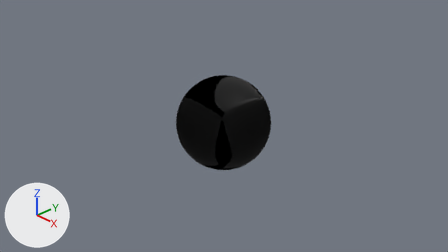
Renders of the Blender file blend/Matlay.blend from each side of a commit.
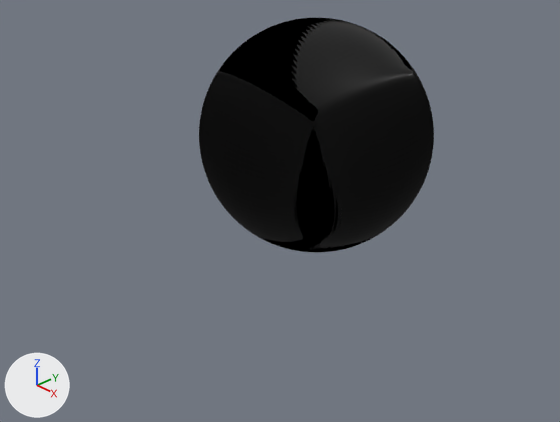
Each version appears first from the file's camera 'Camera', and next in a close-up on the part from 21% to 72% of the width and 27% to 95% of the height. Arrows for +X, +Y and +Z are at lower left; the lights stay in place.
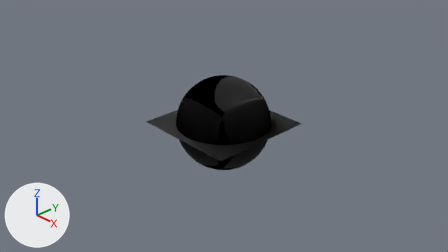
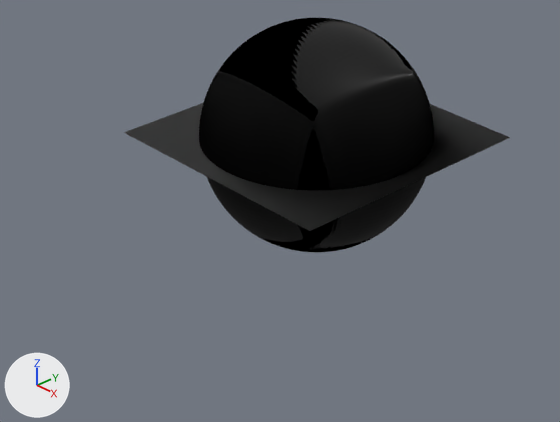
Pixel boxes [x1, y1, x2, y2] of what changed, in the close-ups (560 x 422 px):
'Plane', shown (black): after [124, 103, 510, 231]

The edits, one by one:
Object 'Plane' (ob_plane) is now shown.
